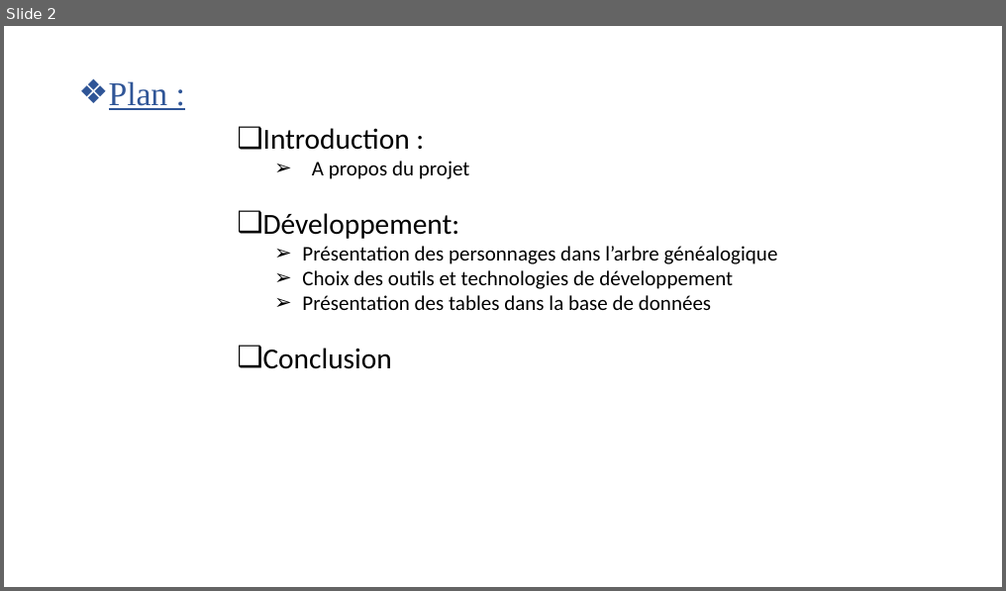
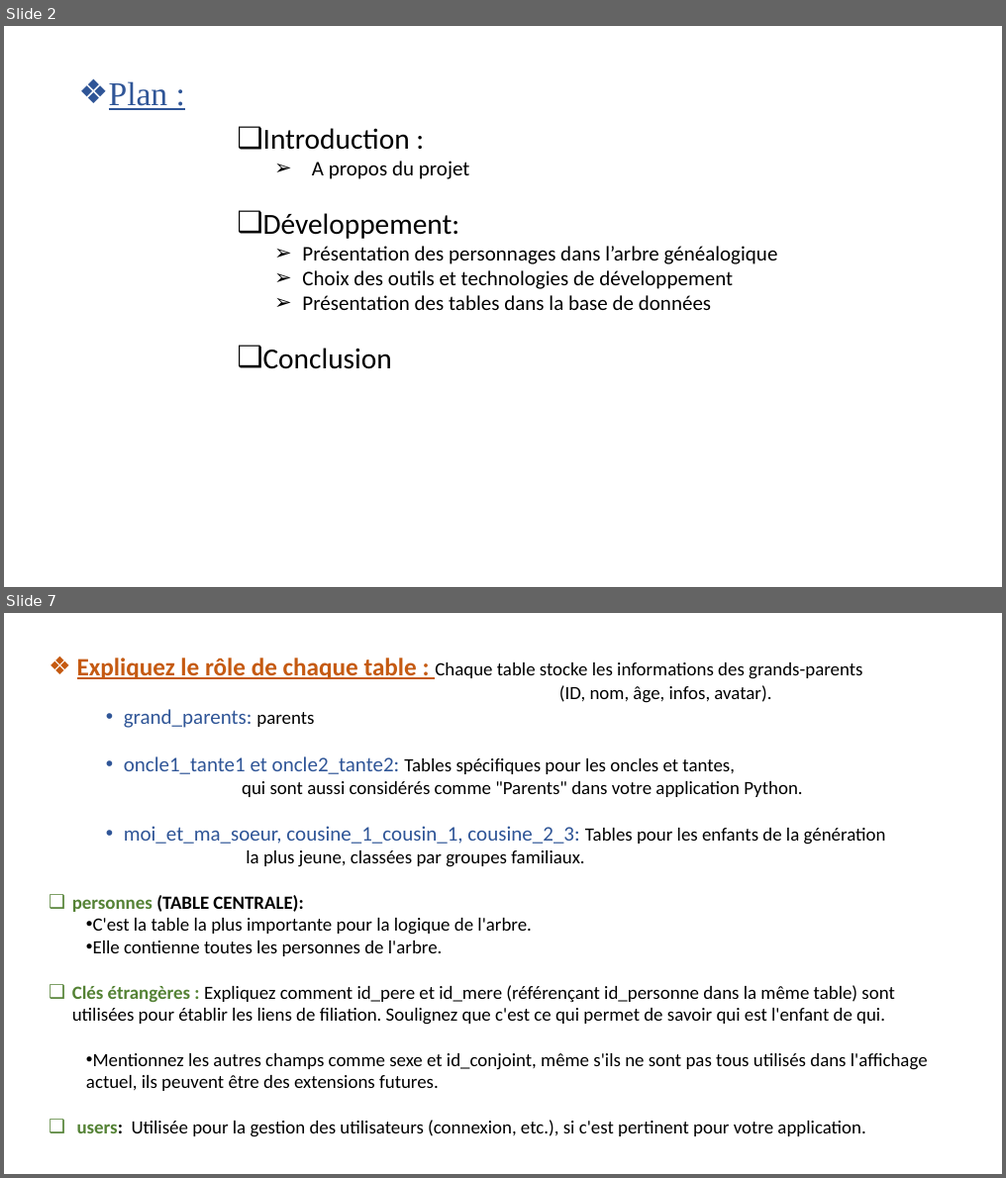
Before and after one commit to Zidaneravilimita/Arbre-genealogique, a slide deck: Présentation PP.pptx. Shown one above the other, each under a label of ours: slide 2 before the commit, slides 2 and 7 after it; the slides between them are not shown. The pictures are 1006x591 and 1006x1178 pixels, drawn with LibreOffice and Linux fonts; fonts in the diff are those of the drawing. Boxes give left, top, right and bottom in pixels: in the first picture for what was removed or moved away, otherwise in the second. Text is boxed around its words. In the diff, an @@ line names an element or a change of style, - is before the commit and + after.

```diff
--- a/Présentation PP.pptx
+++ b/Présentation PP.pptx
@@ slide 7 added at bbox=[4, 613, 1002, 1174], background #FFFFFF @@
@@ text added at bbox=[72, 658, 928, 1138], 18 pt, text #000000 @@
+❖ Expliquez le rôle de chaque table : Chaque table stocke les informations des grands-parents
+(ID, nom, âge, infos, avatar).
+    • grand_parents: parents
+    • oncle1_tante1 et oncle2_tante2: Tables spécifiques pour les oncles et tantes,
+    qui sont aussi considérés comme "Parents" dans votre application Python.
+    • moi_et_ma_soeur, cousine_1_cousin_1, cousine_2_3: Tables pour les enfants de la génération
+    la plus jeune, classées par groupes familiaux.
+❑ personnes (TABLE CENTRALE):
+  • C'est la table la plus importante pour la logique de l'arbre.
+  • Elle contienne toutes les personnes de l'arbre.
+❑ Clés étrangères : Expliquez comment id_pere et id_mere (référençant id_personne dans la même table) sont utilisées pour établir les liens de filiation. Soulignez que c'est ce qui permet de savoir qui est l'enfant de qui.
+  • Mentionnez les autres champs comme sexe et id_conjoint, même s'ils ne sont pas tous utilisés dans l'affichage actuel, ils peuvent être des extensions futures.
+❑ users: Utilisée pour la gestion des utilisateurs (connexion, etc.), si c'est pertinent pour votre application.
```
Also in this commit, not shown: 6 other slides added, 3 slides removed, 3 other files.
